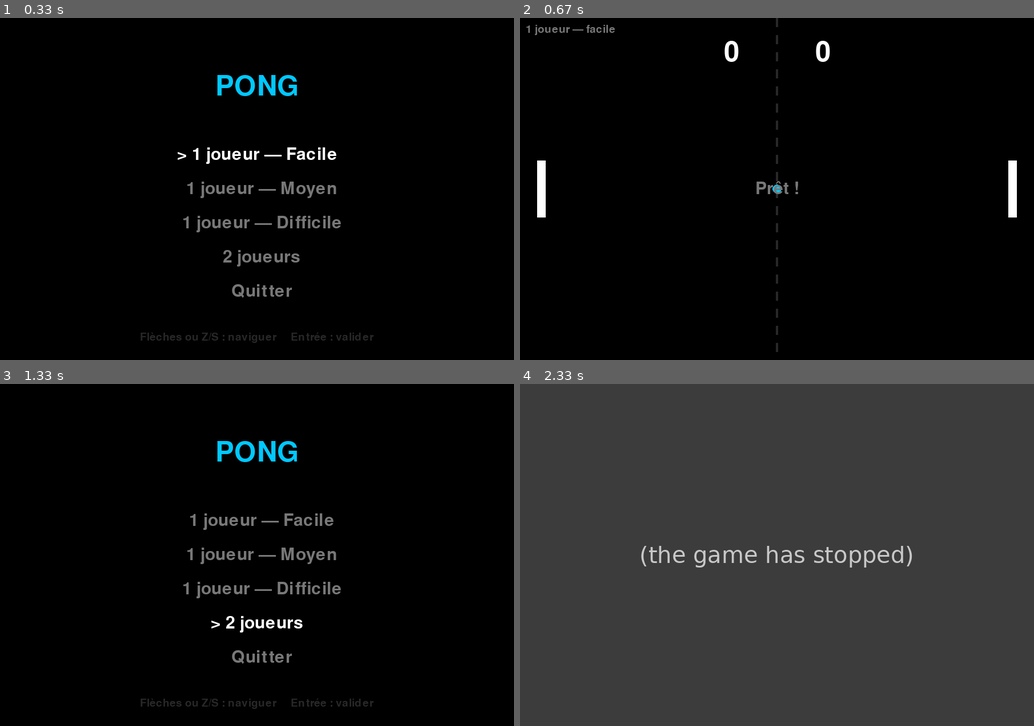
Above: before the commit, frames 1-4 (two rows, left to right).
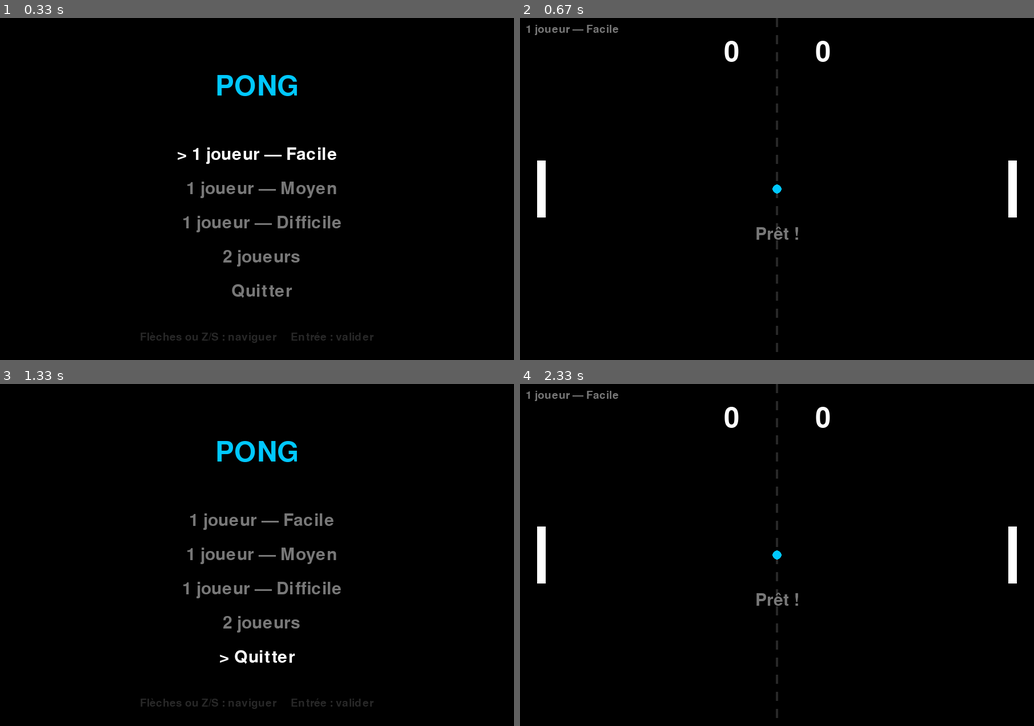
Above: after the commit, the same moments.

Repository: Lamizana/Pong
Game: pygame game, started from main.py
Two runs of this game, one before a commit and one after it. Both use one fixed random seed, a clock stepped at 60 frames per second and the inputs below.
Inputs:
- Up to frame 1 (0.33 s): no input
- Up to frame 2 (0.67 s): tap Enter at 0.33 s
- Up to frame 3 (1.33 s): hold P 0.67-1.13 s; hold W 0.67-1.13 s; hold Q from 1.17 s (still down); hold W from 1.17 s (still down); tap Z at 1.23 s
- Up to frame 4 (2.33 s): tap Z at 1.53, 1.73, 2.03 s; release Q at 1.63 s; release W at 1.63 s; hold Up 1.67-2.13 s; tap Space at 2.17 s

Frame 1 is identical in both runs. In frame 2, 0.3% of the frame differs, in the area x 12-55%, y 2-65%; in frame 3, 0.7%; in frame 4, 100%, in the area x 0-100%, y 0-100%.
Before the commit the program exited at 2.17 s; later frames show no game.

Commit message:
fix: correctifs de la revue finale (collision, sons, CI, docs)
Critical/Important:
- collision: sous-pas temporels pour eviter que la balle traverse une raquette
  a grande vitesse (test de non-regression)
- son de victoire desormais joue (test avec double de test)
- raquettes controlables pendant le decompte de remise en jeu
- handle_walls: ne rebondit que si la balle va vers le mur (plus de collage a vy=0)
- sons: enveloppe (fondu entree/sortie) pour supprimer le clic
- SoundManager: capture large, pygame.quit en finally, scene figee par image
- menu/jeu: libelles de difficulte issus de settings.AI_LEVELS (fin de duplication)
- CI: if-no-files-found: error (detecte un artefact manquant)

Docs: extraits alignes sur le code corrige, contradiction ch.08 corrigee,
claims du ch.11 nuances, requires-python aligne sur >=3.10

Tests: 52 verts; binaire Linux reconstruit et verifie

Diff:
--- a/pong/app.py
+++ b/pong/app.py
@@ -46,19 +46,24 @@
 
     def run(self):
         """Boucle principale, jusqu'à la fermeture de la fenêtre."""
-        while self.running:
-            # dt plafonné : évite un saut énorme après une pause système.
-            dt = min(self.clock.tick(settings.FPS) / 1000.0, 0.05)
-            for event in pygame.event.get():
-                if event.type == pygame.QUIT:
-                    self.quit()
-                    break
-                self.scene.handle_event(event)
-            else:
-                self.scene.update(dt)
-                self.scene.draw(self.screen)
-                pygame.display.flip()
-        pygame.quit()
+        try:
+            while self.running:
+                # dt plafonné : évite un saut énorme après une pause système.
+                dt = min(self.clock.tick(settings.FPS) / 1000.0, 0.05)
+                # On fige la scène du début d'image : un changement de scène en
+                # cours d'événement ne doit pas rediriger le reste de l'image.
+                scene = self.scene
+                for event in pygame.event.get():
+                    if event.type == pygame.QUIT:
+                        self.quit()
+                        break
+                    scene.handle_event(event)
+                else:
+                    scene.update(dt)
+                    scene.draw(self.screen)
+                    pygame.display.flip()
+        finally:
+            pygame.quit()
 
     def draw_text(self, surface, text, font, color, center=None, topleft=None):
         """Petit utilitaire de rendu de texte, renvoie le rectangle occupé."""
--- a/pong/ball.py
+++ b/pong/ball.py
@@ -49,14 +49,18 @@
         self.y += self.vy * dt
 
     def handle_walls(self):
-        """Rebondit sur les bords haut/bas. Renvoie True si un rebond a eu lieu."""
-        if self.y - self.radius <= 0:
+        """Rebondit sur les bords haut/bas. Renvoie True si un rebond a eu lieu.
+
+        On ne corrige que si la balle se dirige *vers* le mur : évite de « coller »
+        une balle immobile (vy == 0) et les doubles rebonds.
+        """
+        if self.vy < 0 and self.y - self.radius <= 0:
             self.y = self.radius
-            self.vy = abs(self.vy)
+            self.vy = -self.vy
             return True
-        if self.y + self.radius >= settings.WINDOW_HEIGHT:
+        if self.vy > 0 and self.y + self.radius >= settings.WINDOW_HEIGHT:
             self.y = settings.WINDOW_HEIGHT - self.radius
-            self.vy = -abs(self.vy)
+            self.vy = -self.vy
             return True
         return False
 
--- a/pong/scenes/game.py
+++ b/pong/scenes/game.py
@@ -41,20 +41,36 @@
     # --- Mise à jour ---
 
     def update(self, dt):
-        # Petit délai avant chaque remise en jeu.
-        if self.serve_timer > 0:
-            self.serve_timer -= dt
-            return
-
+        # Les raquettes restent contrôlables pendant le décompte de remise en jeu :
+        # les joueurs peuvent se repositionner avant le service.
         keys = pygame.key.get_pressed()
         self._move_players(keys, dt)
         if self.ai is not None:
             self.ai.update(self.ball.y, self.right_paddle, dt)
 
-        self.ball.update(dt)
-        if self.ball.handle_walls():
-            self.app.sound.wall_bounce()
-        self._handle_paddles()
+        if self.serve_timer > 0:
+            self.serve_timer -= dt
+            return
+
+        self._advance_ball(dt)
+
+    def _advance_ball(self, dt):
+        # On découpe le pas de temps : la balle ne doit jamais avancer de plus que
+        # son rayon en une sous-étape, sinon elle pourrait traverser une raquette
+        # sans collision (« tunneling ») lors d'une image lente ou d'une balle rapide.
+        distance = max(abs(self.ball.vx), abs(self.ball.vy)) * dt
+        steps = max(1, int(distance / self.ball.radius) + 1)
+        sub_dt = dt / steps
+
+        for _ in range(steps):
+            self.ball.update(sub_dt)
+            if self.ball.handle_walls():
+                self.app.sound.wall_bounce()
+            if self._handle_paddles():
+                break
+            if self.ball.off_screen() is not None:
+                break
+
         self._handle_score()
 
     def _move_players(self, keys, dt):
@@ -69,15 +85,19 @@
                 self.right_paddle.move_down(dt)
 
     def _handle_paddles(self):
+        """Gère l'éventuelle collision balle/raquette. Renvoie True si une a eu lieu."""
         ball = self.ball
         if ball.vx < 0 and ball.rect.colliderect(self.left_paddle.rect):
             ball.x = self.left_paddle.rect.right + ball.radius
             ball.bounce_off_paddle(self.left_paddle.center_y, direction=1)
             self._after_paddle_hit()
-        elif ball.vx > 0 and ball.rect.colliderect(self.right_paddle.rect):
+            return True
+        if ball.vx > 0 and ball.rect.colliderect(self.right_paddle.rect):
             ball.x = self.right_paddle.rect.left - ball.radius
             ball.bounce_off_paddle(self.right_paddle.center_y, direction=-1)
             self._after_paddle_hit()
+            return True
+        return False
 
     def _after_paddle_hit(self):
         self.app.sound.paddle_hit()
@@ -95,6 +115,7 @@
         self.app.sound.point_scored()
 
         if winner is not None:
+            self.app.sound.win()
             self.app.set_scene(GameOverScene(self.app, winner, self.mode, self.level))
             return
 
@@ -119,7 +140,8 @@
                            (int(self.ball.x), int(self.ball.y)), self.ball.radius)
         if self.serve_timer > 0:
             self.app.draw_text(surface, "Prêt !", self.app.font_medium, settings.GRAY,
-                               center=(settings.WINDOW_WIDTH // 2, settings.WINDOW_HEIGHT // 2))
+                               center=(settings.WINDOW_WIDTH // 2,
+                                       settings.WINDOW_HEIGHT // 2 + 80))
         self._draw_mode_label(surface)
 
     def _draw_scores(self, surface):
@@ -137,7 +159,7 @@
 
     def _draw_mode_label(self, surface):
         if self.mode == "1p":
-            label = f"1 joueur — {self.level}"
+            label = settings.AI_LEVELS[self.level]["label"]
         else:
             label = "2 joueurs"
         self.app.draw_text(surface, label, self.app.font_small, settings.GRAY,
--- a/pong/scenes/gameover.py
+++ b/pong/scenes/gameover.py
@@ -18,7 +18,7 @@
             return
         if event.key in settings.KEY_VALIDATE:
             self.app.switch_scene("game", mode=self.mode, level=self.level)
-        elif event.key in (pygame.K_q, pygame.K_m):
+        elif event.key in settings.KEY_MENU:
             self.app.switch_scene("menu")
 
     def draw(self, surface):
--- a/pong/scenes/menu.py
+++ b/pong/scenes/menu.py
@@ -11,10 +11,12 @@
 
     def __init__(self, app):
         super().__init__(app)
+        # Les libellés de difficulté viennent de settings.AI_LEVELS (source unique).
         self.options = [
-            ("1 joueur — Facile", "game", {"mode": "1p", "level": "facile"}),
-            ("1 joueur — Moyen", "game", {"mode": "1p", "level": "moyen"}),
-            ("1 joueur — Difficile", "game", {"mode": "1p", "level": "difficile"}),
+            (config["label"], "game", {"mode": "1p", "level": key})
+            for key, config in settings.AI_LEVELS.items()
+        ]
+        self.options += [
             ("2 joueurs", "game", {"mode": "2p"}),
             ("Quitter", None, None),
         ]
--- a/pong/scenes/pause.py
+++ b/pong/scenes/pause.py
@@ -18,7 +18,7 @@
             return
         if event.key in settings.KEY_PAUSE or event.key in settings.KEY_VALIDATE:
             self.app.set_scene(self.game)
-        elif event.key == pygame.K_q:
+        elif event.key in settings.KEY_MENU:
             self.app.switch_scene("menu")
 
     def draw(self, surface):
--- a/pong/settings.py
+++ b/pong/settings.py
@@ -47,7 +47,7 @@
 # Navigation / actions.
 KEY_PAUSE = (pygame.K_p, pygame.K_ESCAPE)
 KEY_VALIDATE = (pygame.K_RETURN, pygame.K_KP_ENTER, pygame.K_SPACE)
-KEY_BACK = (pygame.K_ESCAPE,)
+KEY_MENU = (pygame.K_q, pygame.K_m)
 
 # --- IA : réglages ---
 AI_DEAD_ZONE = 6            # tolérance (px) autour de la cible, évite le tremblement
--- a/pong/sound.py
+++ b/pong/sound.py
@@ -22,9 +22,17 @@
     """
     sample_count = int(sample_rate * duration_ms / 1000)
     amplitude = int(32767 * volume)
+    # Fondu (fade) au début et à la fin : évite le « clic » d'une coupure nette.
+    fade = max(1, sample_count // 10)
     samples = array.array("h")
     for i in range(sample_count):
-        value = int(amplitude * math.sin(2 * math.pi * frequency * i / sample_rate))
+        if i < fade:
+            envelope = i / fade
+        elif i >= sample_count - fade:
+            envelope = (sample_count - 1 - i) / fade
+        else:
+            envelope = 1.0
+        value = int(amplitude * envelope * math.sin(2 * math.pi * frequency * i / sample_rate))
         samples.append(value)  # canal gauche
         samples.append(value)  # canal droit
     return samples.tobytes()
@@ -50,8 +58,9 @@
                 "win": self._make(settings.SOUND_WIN_FREQ, duration_ms=320),
             }
             self.enabled = True
-        except pygame.error:
-            # Pas de matériel audio : on continue en silence.
+        except Exception:
+            # Le son est optionnel : quelle que soit la cause (pas de carte son,
+            # format indisponible...), on continue en silence plutôt que planter.
             self.enabled = False
 
     @staticmethod
--- a/pyproject.toml
+++ b/pyproject.toml
@@ -6,7 +6,7 @@
 name = "pong"
 version = "1.0.0"
 description = "Jeu Pong en Python (pygame) — 1 ou 2 joueurs, avec tutoriel complet"
-requires-python = ">=3.9"
+requires-python = ">=3.10"
 dependencies = ["pygame>=2.5,<3"]
 
 [tool.setuptools]
--- a/tests/test_app_smoke.py
+++ b/tests/test_app_smoke.py
@@ -18,8 +18,12 @@
     app = App(sound_enabled=False)
     assert isinstance(app.scene, MenuScene)
 
-    # Menu → « 1 joueur — Moyen » (descendre d'une ligne puis valider).
-    app.scene.handle_event(_key(pygame.K_DOWN))
+    # Menu → « 1 joueur — Moyen », sélectionné par son libellé (indépendant de l'ordre).
+    target = settings.AI_LEVELS["moyen"]["label"]
+    for _ in range(len(app.scene.options) + 1):
+        if app.scene.options[app.scene.index][0] == target:
+            break
+        app.scene.handle_event(_key(pygame.K_DOWN))
     app.scene.handle_event(_key(pygame.K_RETURN))
     assert isinstance(app.scene, GameScene)
     assert app.scene.mode == "1p"
@@ -66,3 +70,11 @@
     app.scene.update(0.016)
     app.scene.draw(app.screen)
     pygame.quit()
+
+
+def test_menu_labels_come_from_settings():
+    app = App(sound_enabled=False)
+    labels = [label for label, _, _ in app.scene.options]
+    for config in settings.AI_LEVELS.values():
+        assert config["label"] in labels
+    pygame.quit()
--- a/tests/test_ball.py
+++ b/tests/test_ball.py
@@ -133,3 +133,19 @@
     assert ball.off_screen() == "right"
     ball.x = settings.WINDOW_WIDTH / 2
     assert ball.off_screen() is None
+
+
+# --- Cas limites sur les murs ---
+
+def test_no_bounce_when_vy_is_zero():
+    ball = Ball()
+    ball.y = settings.BALL_RADIUS - 1
+    ball.vy = 0.0
+    assert ball.handle_walls() is False
+
+
+def test_no_bounce_when_already_moving_away_from_top():
+    ball = Ball()
+    ball.y = settings.BALL_RADIUS - 1
+    ball.vy = 100.0  # déjà orientée vers le bas
+    assert ball.handle_walls() is False
--- /dev/null
+++ b/tests/test_game_scene.py
@@ -0,0 +1,75 @@
+"""Tests au niveau de la scène de jeu (collisions, sons, décompte)."""
+
+import pygame
+
+from pong import settings
+from pong.app import App
+from pong.scenes.game import GameScene
+
+
+class RecordingSound:
+    """Double de test : enregistre les sons joués au lieu de les jouer."""
+
+    def __init__(self):
+        self.played = []
+
+    def paddle_hit(self):
+        self.played.append("hit")
+
+    def wall_bounce(self):
+        self.played.append("wall")
+
+    def point_scored(self):
+        self.played.append("point")
+
+    def win(self):
+        self.played.append("win")
+
+
+def test_fast_ball_does_not_tunnel_through_left_paddle():
+    app = App(sound_enabled=False)
+    game = GameScene(app, mode="2p")
+    game.serve_timer = 0.0
+
+    ball = game.ball
+    ball.y = game.left_paddle.center_y
+    ball.x = game.left_paddle.rect.right + ball.radius + 1
+    ball.vx = -settings.BALL_MAX_SPEED
+    ball.vy = 0.0
+    ball.speed = settings.BALL_MAX_SPEED
+
+    # Un pas de temps élevé déplacerait la balle de ~41 px sans sous-pas.
+    game.update(0.05)
+
+    assert game.score.left == 0
+    assert game.score.right == 0
+    assert ball.vx > 0  # la balle est bien repartie vers la droite
+    pygame.quit()
+
+
+def test_win_sound_is_played_on_victory():
+    app = App(sound_enabled=False)
+    game = GameScene(app, mode="2p")
+    app.sound = RecordingSound()
+    game.serve_timer = 0.0
+    game.score.left = settings.POINTS_TO_WIN - 1
+    game.ball.x = settings.WINDOW_WIDTH + game.ball.radius + 10
+
+    game.update(0.016)
+
+    assert "win" in app.sound.played
+    pygame.quit()
+
+
+def test_ai_moves_during_serve_countdown():
+    app = App(sound_enabled=False)
+    game = GameScene(app, mode="1p", level="difficile")
+    game.serve_timer = 1.0
+    game.ai.target_offset = 0.0
+    game.ball.y = 0.0
+    start = game.right_paddle.y
+
+    game.update(0.1)
+
+    assert game.right_paddle.y < start
+    pygame.quit()
--- a/tests/test_sound.py
+++ b/tests/test_sound.py
@@ -27,6 +27,14 @@
     assert any(byte != 0 for byte in data)
 
 
+def test_tone_fades_in_and_out():
+    data = generate_tone(440, 90)
+    values = struct.unpack("<" + "h" * (len(data) // 2), data)
+    # Enveloppe : premier et dernier échantillons à zéro (pas de clic).
+    assert values[0] == 0
+    assert values[-1] == 0
+
+
 def test_disabled_sound_manager_is_safe():
     sound = SoundManager(enabled=False)
     assert sound.enabled is False
Not shown, changed: README.md
Not shown, changed: .github/workflows/build.yml
Not shown, changed: docs/tutoriel/01-installation.md
Not shown, changed: docs/tutoriel/03-boucle-de-jeu.md
Not shown, changed: docs/tutoriel/05-la-balle-et-la-physique.md
Not shown, changed: docs/tutoriel/07-score-et-victoire.md
Not shown, changed: docs/tutoriel/08-le-menu-et-les-scenes.md
Not shown, changed: docs/tutoriel/09-les-sons.md
Not shown, changed: docs/tutoriel/11-packaging-deploiement.md
